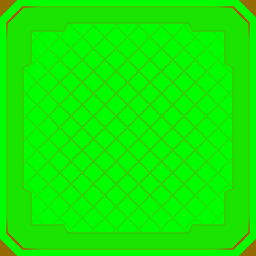
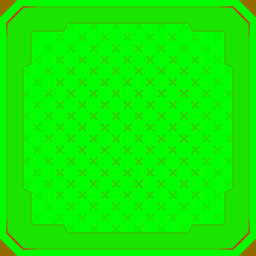
Layered file, before and after one edit (256x256). Changes by layer:
painted on "Layer 1" over 28, 28, 227, 226
